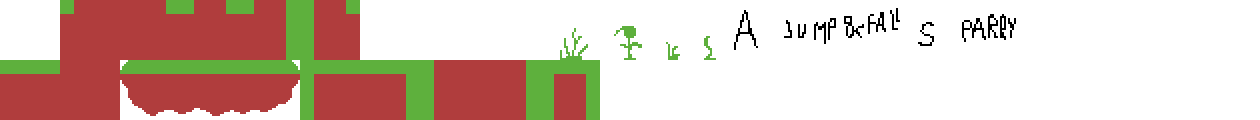
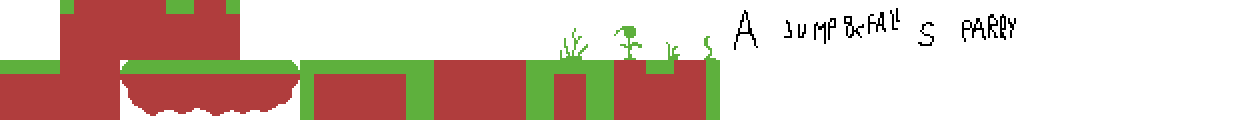
Before/after of a 1260px x 120px layered artwork. What changed in the layer stack:
painted on "Layer 2" over (240, 0, 720, 120)
